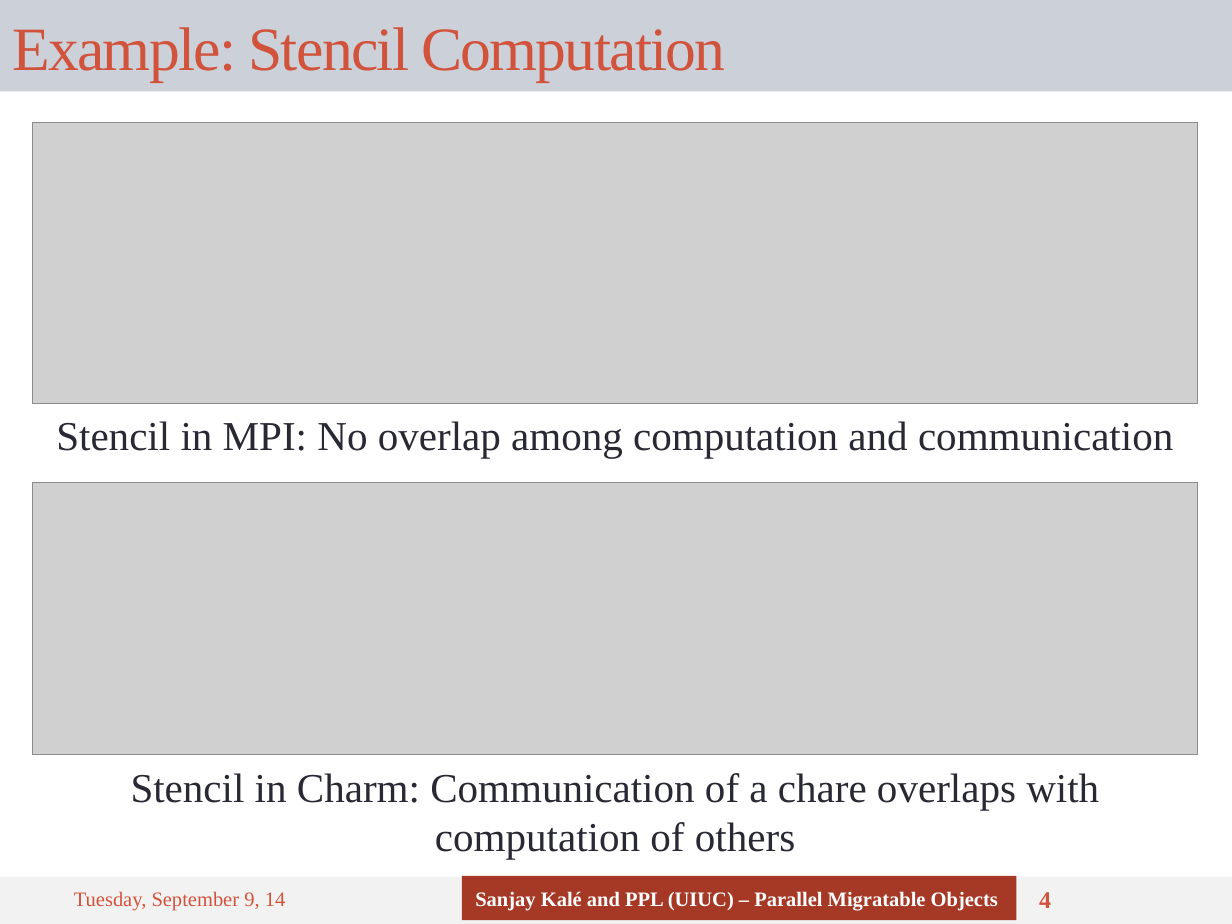
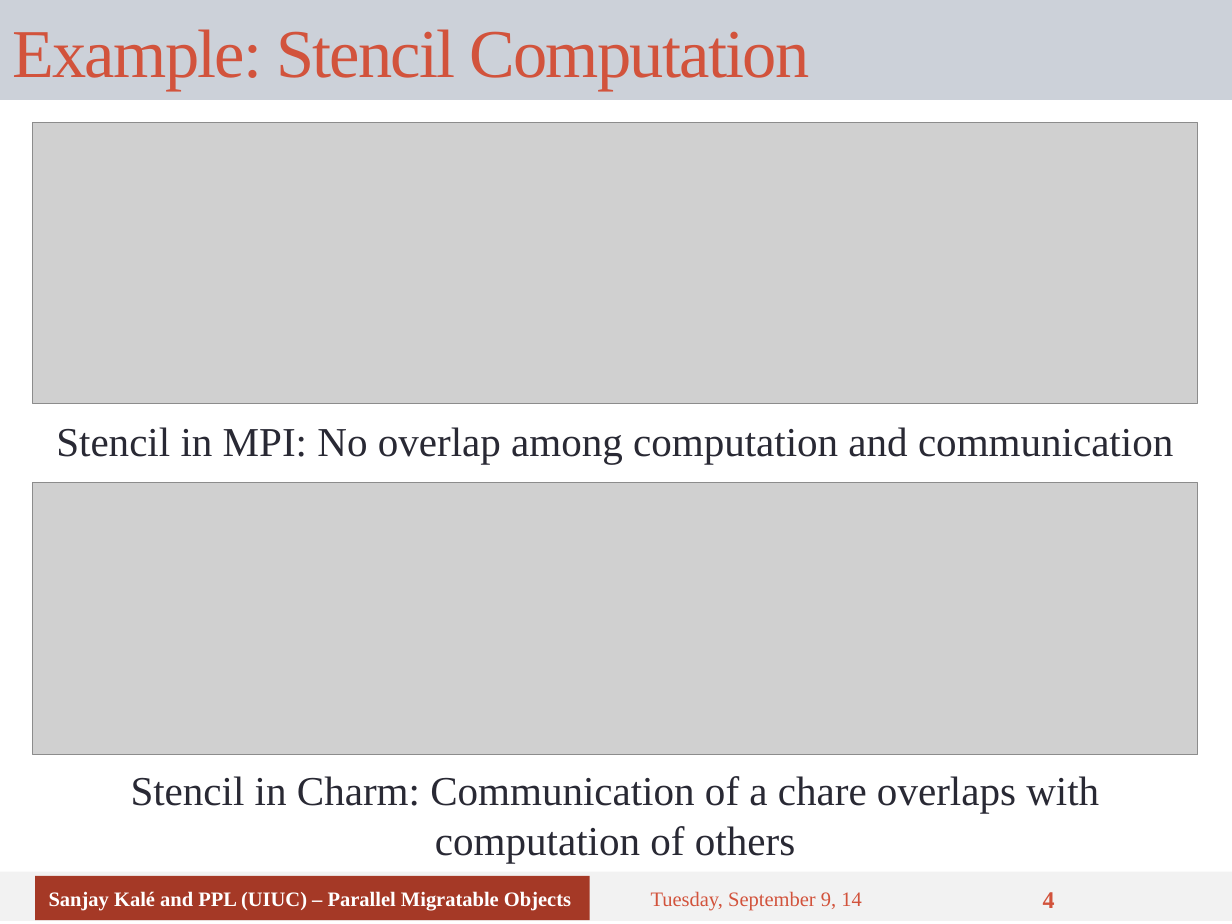
Before and after one commit to UIUC-PPL/charm_tutorial, a slide deck: slide 4 of tutorial-03-benefits.pptx. Drawn at 1232x924 pixels with LibreOffice and Linux fonts; fonts in the diff are those of the drawing; grey boxes stand for pictures. Boxes give left, top, right and bottom in pixels: in the first picture for what was removed or moved away, otherwise in the second. Text is boxed around its words. In the diff, an @@ line names an element or a change of style, - is before the commit and + after.

```diff
--- a/tutorial-03-benefits.pptx
+++ b/tutorial-03-benefits.pptx
@@ title "Example: Stencil Computation": place and size @@
-title "Example: Stencil Computation" at <box>0,0,1232,91</box>
+title "Example: Stencil Computation" at <box>0,0,1232,100</box>
@@ title "Example: Stencil Computation" at <box>0,0,1232,100</box>: size 36 to 40 pt @@
@@ text "Stencil in MPI: No overlap ..." at <box>56,427,1173,464</box>: vertical alignment top to middle @@
@@ text "Stencil in Charm: Communication of ..." at <box>131,776,1099,862</box>: vertical alignment top to middle @@
@@ rectangle: place and size @@
-rectangle at <box>0,877,1232,924</box>
+rectangle at <box>0,872,1232,922</box>
@@ rectangle "Sanjay Kalé and PPL (UIUC) ...": place and size @@
-rectangle "Sanjay Kalé and PPL (UIUC) ..." at <box>462,876,1016,920</box>
+rectangle "Sanjay Kalé and PPL (UIUC) ..." at <box>36,876,590,920</box>
@@ text "Tuesday, September 9, 14": place and size @@
-text "Tuesday, September 9, 14" at <box>74,891,286,911</box>
+text "Tuesday, September 9, 14" at <box>651,891,862,911</box>
@@ page number: place and size @@
-page number at <box>1039,892,1051,908</box>
+page number at <box>1043,892,1055,908</box>
```
Also in this commit, not shown: 16 other slides changed.
